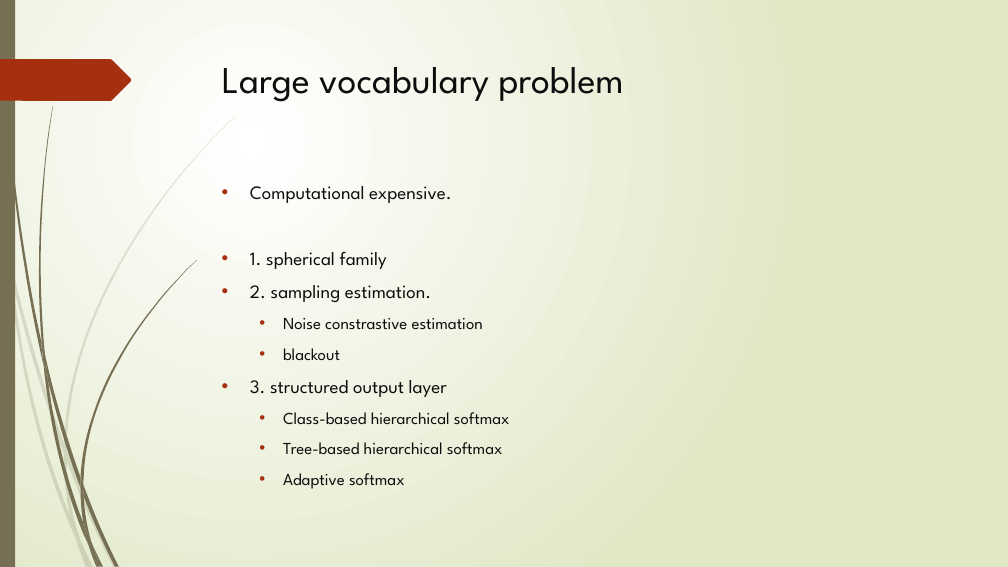
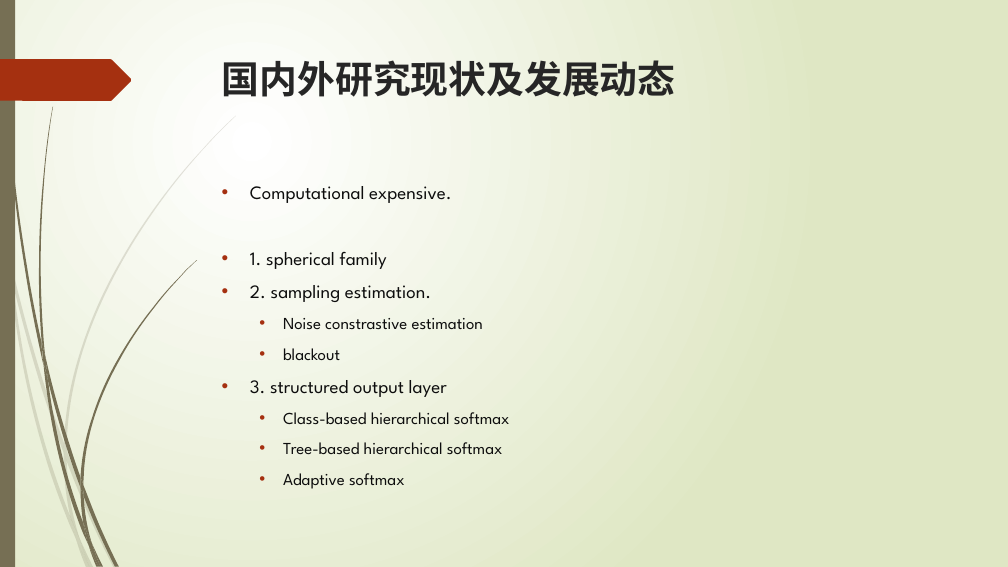
Before and after one commit to jiangnanhugo/Graduate_Design, a slide deck: slide 7 of 开题报告.pptx (slide 9 before the commit). Drawn at 1008x567 pixels with LibreOffice and Linux fonts; fonts in the diff are those of the drawing. Boxes give left, top, right and bottom in pixels: in the first picture for what was removed or moved away, otherwise in the second. Text is boxed around its words. In the diff, an @@ line names an element or a change of style, - is before the commit and + after.

```diff
--- a/开题报告.pptx
+++ b/开题报告.pptx
@@ title at (222,60,676,97): text changed; text colour #0D0D0D to #262626; bold on @@
-Large vocabulary problem
+国内外研究现状及发展动态
```
Also in this commit, not shown: 16 other slides changed, 1 slide added, 3 slides removed, 14 other files.
